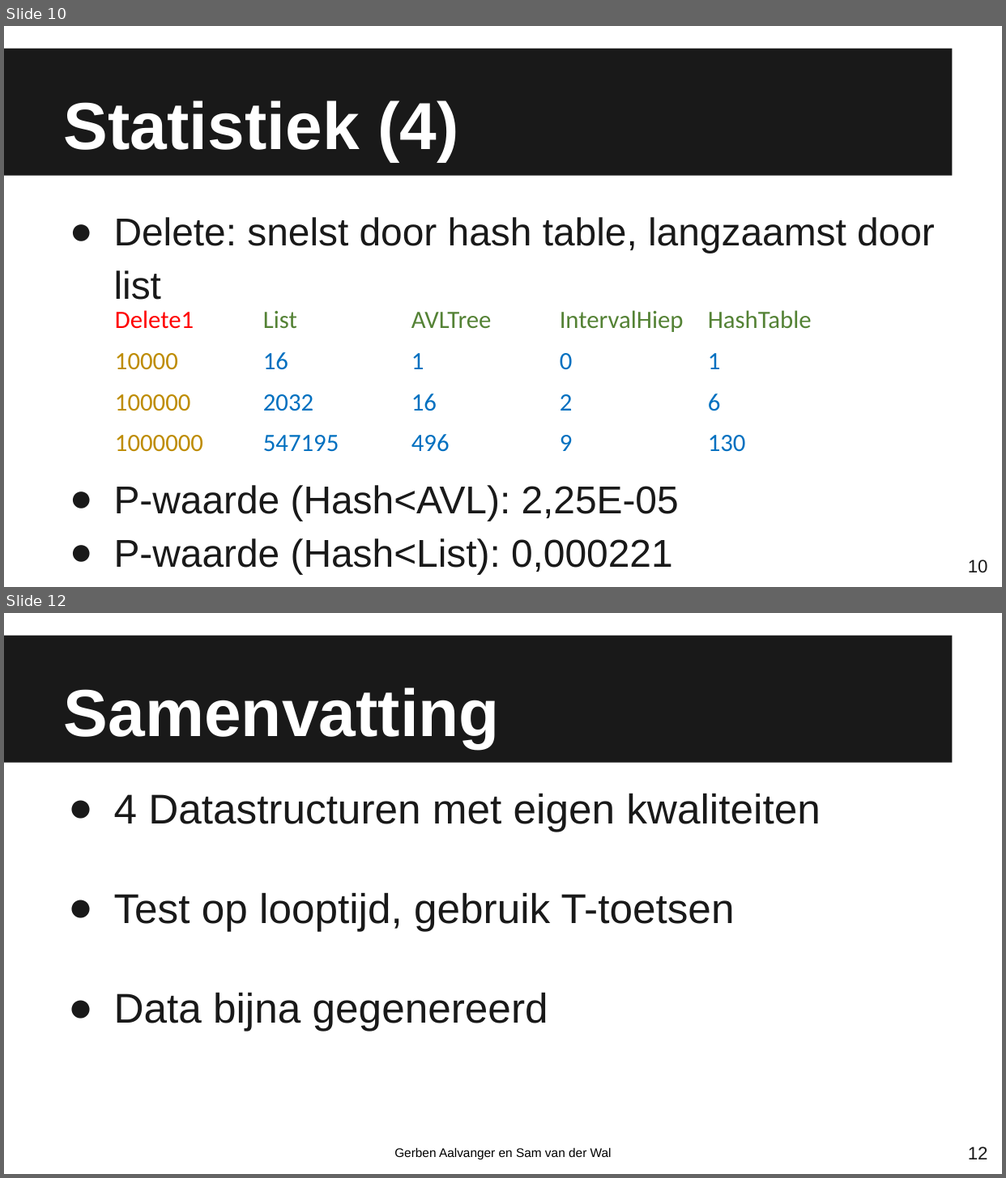
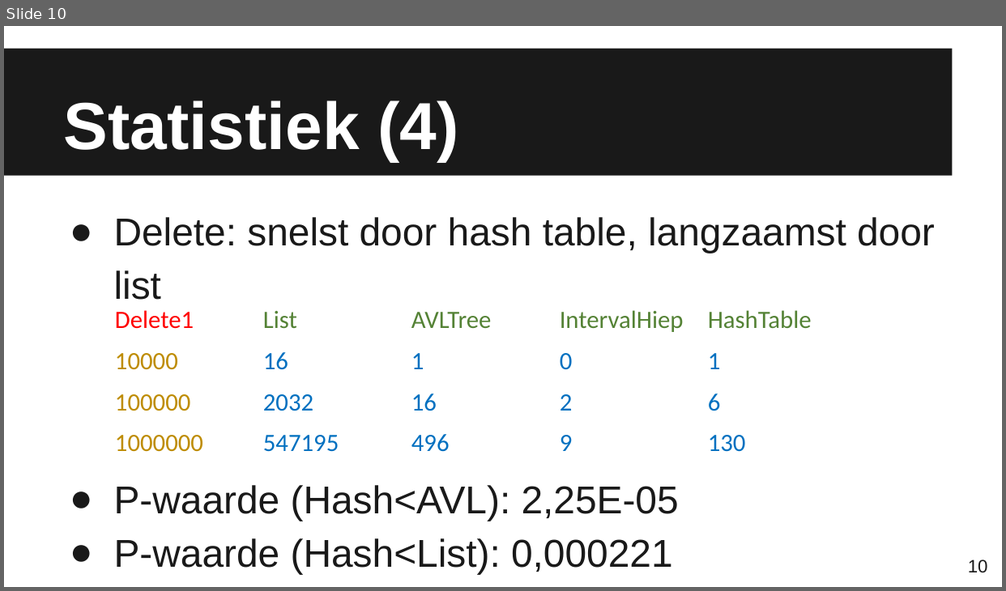
Before and after one commit to sammy0404/OMVISWEG, a slide deck: Eindpresentatie.pptx. Shown one above the other, each under a label of ours: slides 10 and 12 before the commit, slide 10 after it; the slides between them are not shown. The pictures are 1006x1178 and 1006x591 pixels, drawn with LibreOffice and Linux fonts; fonts in the diff are those of the drawing. Boxes give left, top, right and bottom in pixels: in the first picture for what was removed or moved away, otherwise in the second. Text is boxed around its words. In the diff, an @@ line names an element or a change of style, - is before the commit and + after.

```diff
--- a/Eindpresentatie.pptx
+++ b/Eindpresentatie.pptx
@@ slide 12 removed at (4,613,1002,1174), background #FFFFFF; not listed: 1 template element that a slide beside it also shows @@
@@ title removed at (64,688,500,748) @@
-Samenvatting
@@ text removed at (114,793,820,1031) @@
-● 4 Datastructuren met eigen kwaliteiten
-● Test op looptijd, gebruik T-toetsen
-● Data bijna gegenereerd
@@ page number removed at (968,1147,988,1160) @@
-12
@@ text removed at (394,1148,612,1160) @@
-Gerben Aalvanger en Sam van der Wal
```
Also in this commit, not shown: 1 slide changed, 2 slides added, 1 other slide removed.
